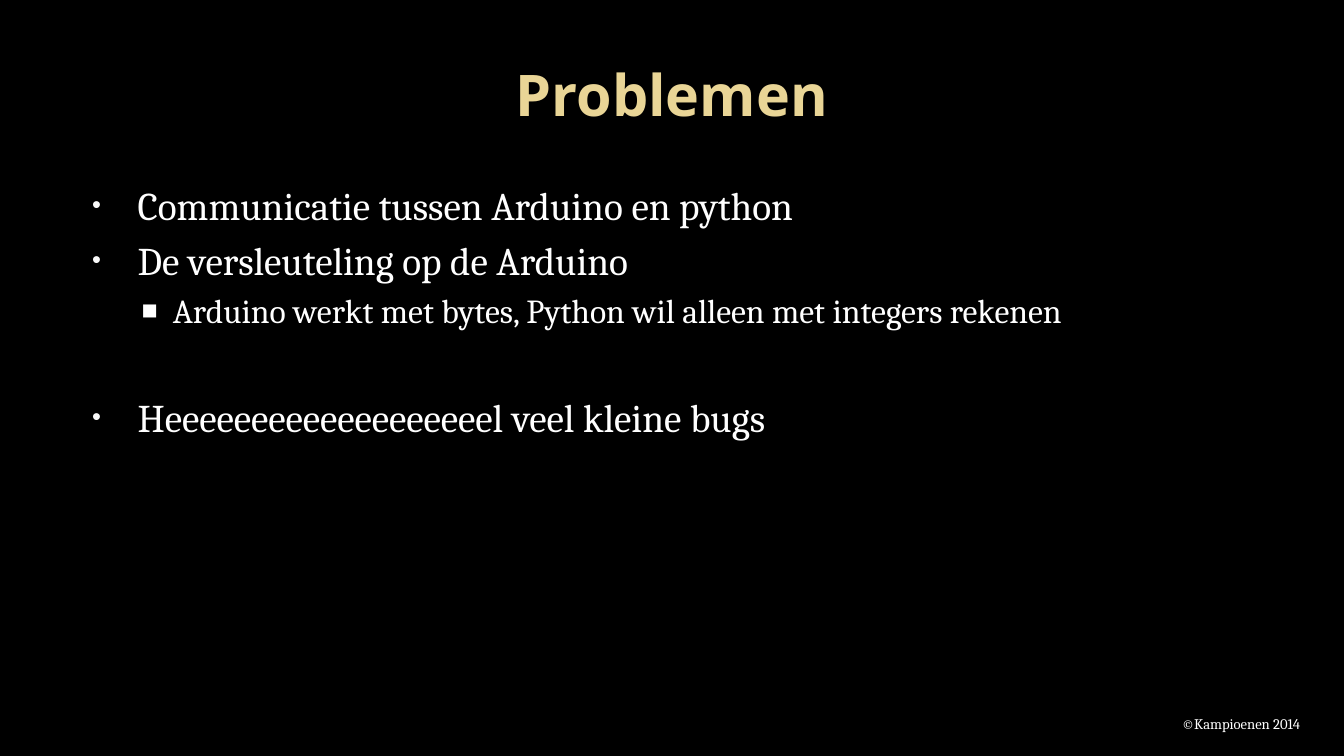
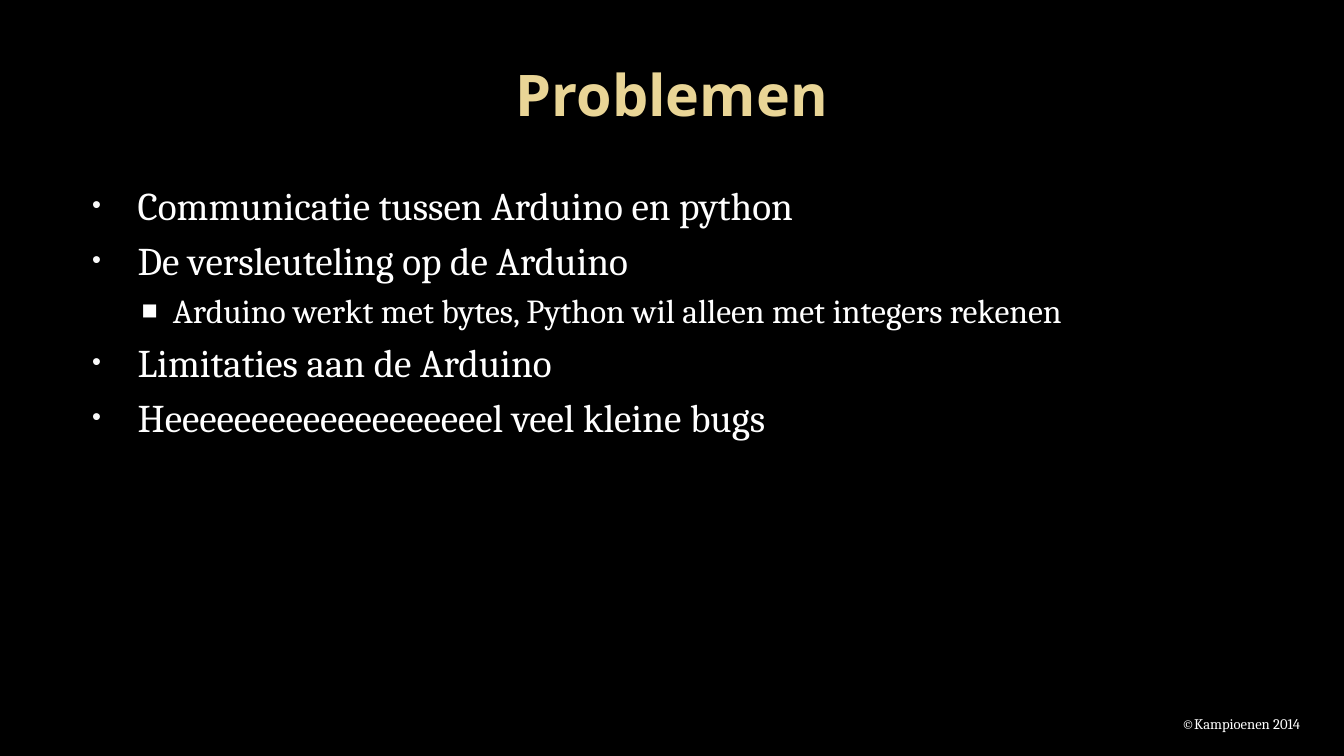
Before and after one commit to Projectgroep-18/Beveiligde-Pasjes, a slide deck: slide 12 of presentatie/Project beveiligde pasjes.pptx (slide 11 before the commit). Drawn at 1344x756 pixels with LibreOffice and Linux fonts; fonts in the diff are those of the drawing; background and template pictures are left out. Boxes give left, top, right and bottom in pixels: in the first picture for what was removed or moved away, otherwise in the second. Text is boxed around its words. In the diff, an @@ line names an element or a change of style, - is before the commit and + after.

```diff
--- a/presentatie/Project beveiligde pasjes.pptx
+++ b/presentatie/Project beveiligde pasjes.pptx
@@ text at bbox=[138, 349, 552, 378]: paragraph added @@
+• Limitaties aan de Arduino
```
Also in this commit, not shown: 5 other slides changed, 2 slides added, 1 slide removed.
